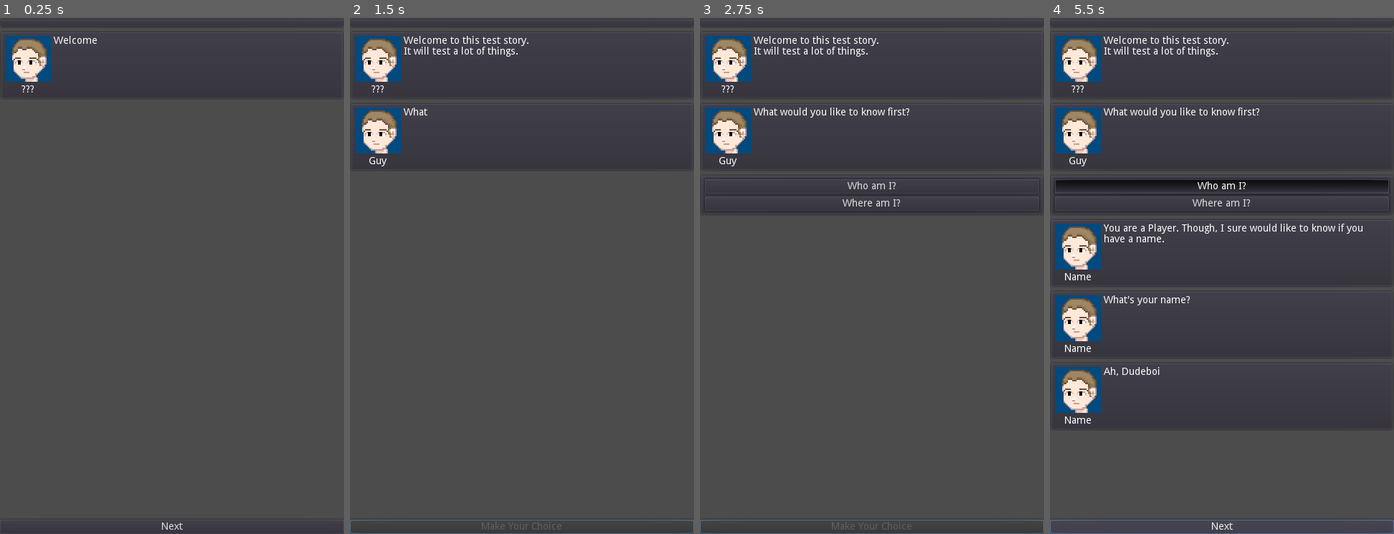
Above: before the commit, frames 1-4 (left to right).
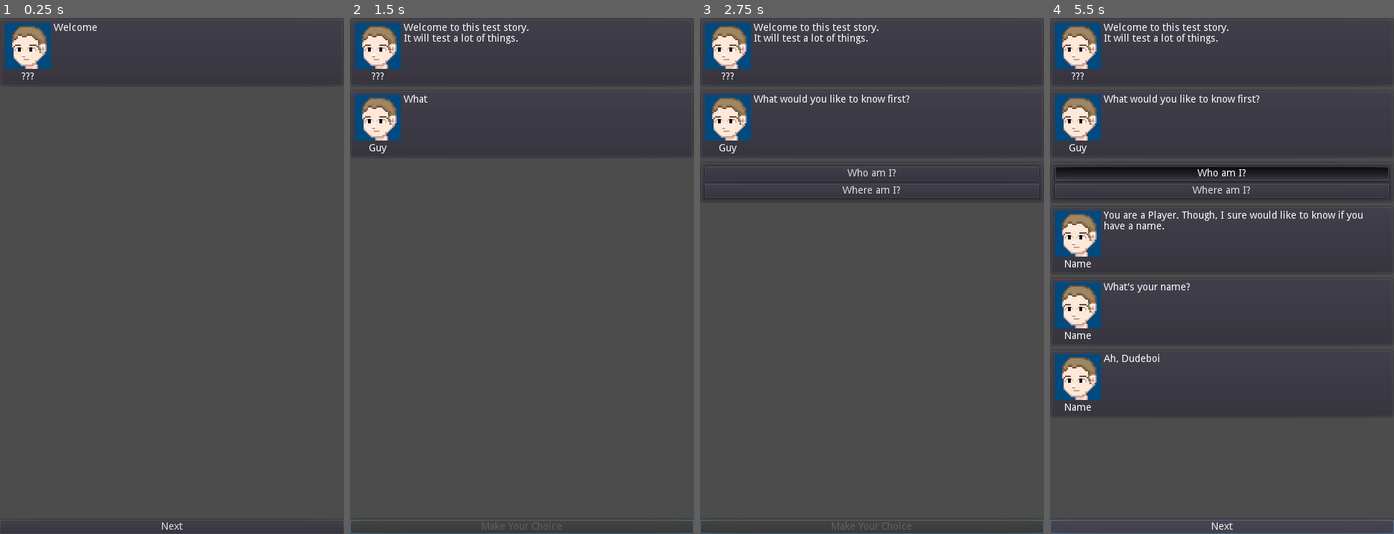
Above: after the commit, the same moments.

Repository: Crystalwarrior/chatgame
Game: Godot game, scene res://scenes/Main.tscn
The game is run twice, just before and just after one commit, with the same random seed, the same clock (stepped at 60 frames per second) and the same inputs.
Inputs:
- Up to frame 1 (0.25 s): no input
- Up to frame 2 (1.5 s): click "Next" at 0.5 s; click "Next" at 1.25 s
- Up to frame 3 (2.75 s): tap Enter at 2 s
- Up to frame 4 (5.5 s): click "Who am I?" at 2.75 s; click "Next" at 3.5 s; tap Space at 4.25 s; tap Enter at 5 s

The runs differ from the first frame. In frame 1, 1.4% of the frame differs, in the area x 0-100%, y 0-15%; in frame 2, 3.4%; in frame 3, 5.2%; in frame 4, 13%, in the area x 0-100%, y 0-79%.

Commit message:
Add templates for InputContainer and TestimonyContainer (no functionality yet)

Diff:
--- /dev/null
+++ b/scenes/InputContainer.tscn
@@ -0,0 +1,30 @@
+[gd_scene load_steps=2 format=2]
+
+[ext_resource path="res://scripts/InputContainer.gd" type="Script" id=1]
+
+[node name="InputContainer" type="PanelContainer"]
+anchor_right = 1.0
+margin_bottom = 14.0
+script = ExtResource( 1 )
+__meta__ = {
+"_edit_use_anchors_": false
+}
+
+[node name="HBoxContainer" type="HBoxContainer" parent="."]
+margin_left = 7.0
+margin_top = 7.0
+margin_right = 473.0
+margin_bottom = 31.0
+
+[node name="LineEdit" type="LineEdit" parent="HBoxContainer"]
+margin_right = 405.0
+margin_bottom = 24.0
+size_flags_horizontal = 3
+placeholder_text = "Type here..."
+
+[node name="Button" type="Button" parent="HBoxContainer"]
+margin_left = 409.0
+margin_right = 466.0
+margin_bottom = 24.0
+disabled = true
+text = "Submit"
--- a/scenes/Main.tscn
+++ b/scenes/Main.tscn
@@ -35,6 +35,7 @@
 size_flags_vertical = 3
 
 [node name="ChoiceContainer" parent="ChatWindow/ScrollContainer/VBoxContainer" instance=ExtResource( 2 )]
+visible = false
 anchor_right = 0.0
 margin_right = 480.0
 
--- /dev/null
+++ b/scenes/TestimonyContainer.tscn
@@ -0,0 +1,97 @@
+[gd_scene load_steps=2 format=2]
+
+[ext_resource path="res://scenes/Chatline.tscn" type="PackedScene" id=1]
+
+[node name="TestimonyContainer" type="PanelContainer"]
+anchor_right = 1.0
+margin_bottom = 135.0
+__meta__ = {
+"_edit_use_anchors_": false
+}
+
+[node name="VBoxContainer" type="VBoxContainer" parent="."]
+margin_left = 7.0
+margin_top = 7.0
+margin_right = 473.0
+margin_bottom = 151.0
+
+[node name="Index" type="HBoxContainer" parent="VBoxContainer"]
+margin_right = 466.0
+margin_bottom = 20.0
+alignment = 1
+
+[node name="1" type="Button" parent="VBoxContainer/Index"]
+margin_left = 175.0
+margin_right = 195.0
+margin_bottom = 20.0
+toggle_mode = true
+pressed = true
+text = "1"
+
+[node name="2" type="Button" parent="VBoxContainer/Index"]
+margin_left = 199.0
+margin_right = 219.0
+margin_bottom = 20.0
+toggle_mode = true
+text = "2"
+
+[node name="3" type="Button" parent="VBoxContainer/Index"]
+margin_left = 223.0
+margin_right = 243.0
+margin_bottom = 20.0
+toggle_mode = true
+text = "3"
+
+[node name="4" type="Button" parent="VBoxContainer/Index"]
+margin_left = 247.0
+margin_right = 267.0
+margin_bottom = 20.0
+toggle_mode = true
+text = "4"
+
+[node name="5" type="Button" parent="VBoxContainer/Index"]
+margin_left = 271.0
+margin_right = 291.0
+margin_bottom = 20.0
+toggle_mode = true
+text = "5"
+
+[node name="Chatline" parent="VBoxContainer" instance=ExtResource( 1 )]
+margin_top = 24.0
+margin_right = 466.0
+margin_bottom = 120.0
+
+[node name="Input" type="HBoxContainer" parent="VBoxContainer"]
+margin_top = 124.0
+margin_right = 466.0
+margin_bottom = 144.0
+__meta__ = {
+"_edit_use_anchors_": false
+}
+
+[node name="left" type="Button" parent="VBoxContainer/Input"]
+margin_right = 113.0
+margin_bottom = 20.0
+size_flags_horizontal = 3
+text = "<"
+
+[node name="press" type="Button" parent="VBoxContainer/Input"]
+margin_left = 117.0
+margin_right = 231.0
+margin_bottom = 20.0
+size_flags_horizontal = 3
+text = "Press"
+
+[node name="present" type="Button" parent="VBoxContainer/Input"]
+margin_left = 235.0
+margin_right = 348.0
+margin_bottom = 20.0
+size_flags_horizontal = 3
+text = "Present"
+
+[node name="right" type="Button" parent="VBoxContainer/Input"]
+margin_left = 352.0
+margin_right = 466.0
+margin_bottom = 20.0
+size_flags_horizontal = 3
+text = ">"
--- /dev/null
+++ b/scripts/InputContainer.gd
@@ -0,0 +1,7 @@
+extends PanelContainer
+
+export var min_chars = 1
+export var max_chars = 24
+
+func _ready():
+	pass
